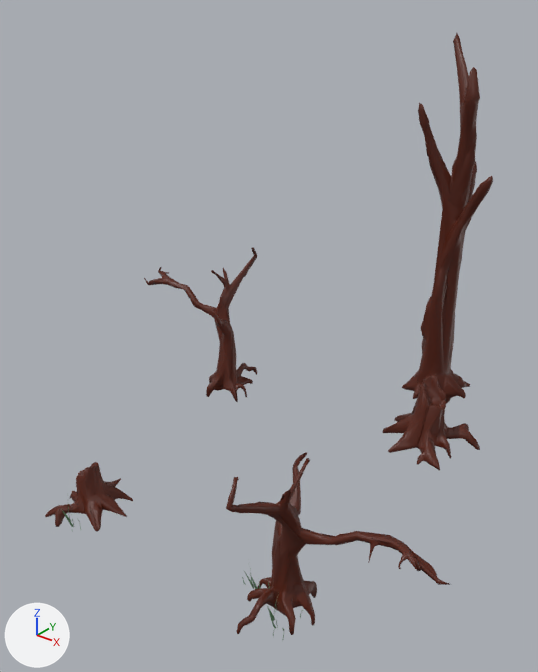
Before and after pictures for a commit that changed the glTF model assets/carousel_a.glb.
Rendered twice from a 50 mm camera at (5.16, -3.77, 5.54) aimed at (-0.41, 3.19, 1.22). Arrows for +X, +Y and +Z are at lower left; the lights stay in place. Where no turn or scale is listed for an object, it has been applied to the vertices.

Objects in the first picture: 'bgTree_01', 'bgTree_01.002', 'bgTree_02', 'bgTree_02.001', 'bgTree_03.003', 'grass.008', 'grass.009', 'grass.010'.
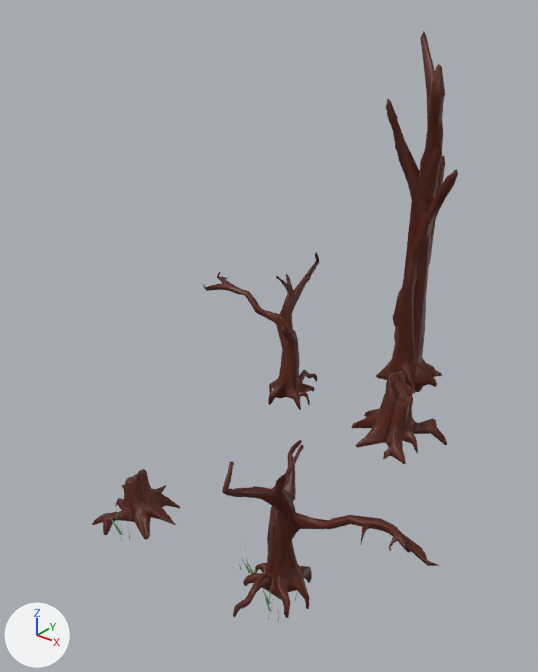
The change, as a diff of the scene's bpy script:
```diff
--- a/assets/carousel_a.glb.py
+++ b/assets/carousel_a.glb.py
@@ ob_bgtree_02 @@
 ob_bgtree_02 = bpy.data.objects.new('bgTree_02', me_bgtree_02)
-ob_bgtree_02.location = (-1.48, 0.94, -0.7)
+ob_bgtree_02.location = (-0.88, 1.22, -0.7)
@@ ob_bgtree_01 @@
 ob_bgtree_01 = bpy.data.objects.new('bgTree_01', me_bgtree_01)
-ob_bgtree_01.location = (1.47, 1.16, -0.7)
+ob_bgtree_01.location = (1.28, 1.31, -0.7)
@@ ob_bgtree_01_002 @@
 ob_bgtree_01_002 = bpy.data.objects.new('bgTree_01.002', me_bgtree_01_001)
-ob_bgtree_01_002.location = (-2.32, 4.44, -0.7)
+ob_bgtree_01_002.location = (-1.35, 4.89, -0.7)
@@ ob_bgtree_02_001 @@
 ob_bgtree_02_001 = bpy.data.objects.new('bgTree_02.001', me_bgtree_02_001)
-ob_bgtree_02_001.location = (1.03, 5.09, -0.7)
+ob_bgtree_02_001.location = (0.59, 4.91, -0.7)
@@ ob_bgtree_03_003 @@
 ob_bgtree_03_003 = bpy.data.objects.new('bgTree_03.003', me_bgtree_03)
-ob_bgtree_03_003.location = (0.47, 6.46, -0.7)
+ob_bgtree_03_003.location = (-0.07, 6.51, -0.7)
@@ ob_grass_008 @@
 ob_grass_008 = bpy.data.objects.new('grass.008', me_grass)
-ob_grass_008.location = (-1.48, 0.55, -0.75)
+ob_grass_008.location = (-0.89, 0.84, -0.75)
 ob_grass_008.rotation_euler = (0.0162, -0.0698, -0.284)  # degrees (0.9, -4, -16)
@@ ob_grass_009 @@
 ob_grass_009 = bpy.data.objects.new('grass.009', me_grass)
-ob_grass_009.location = (1.57, 0.86, -0.71)
+ob_grass_009.location = (1.39, 1.01, -0.71)
 ob_grass_009.rotation_euler = (-0.0351, 0.113, -0.663)  # degrees (-2, 6.5, -38)
@@ ob_grass_010 @@
 ob_grass_010 = bpy.data.objects.new('grass.010', me_grass)
-ob_grass_010.location = (1.09, 1.13, -0.71)
+ob_grass_010.location = (0.9, 1.28, -0.71)
 ob_grass_010.rotation_euler = (-0.0249, -0.261, -0.174)  # degrees (-1.4, -15, -10)
```

Boxes [x1, y1, x2, y2] around the edits, measured in the pictures (538 x 672 px):
'bgTree_03.003', moved
    before: [402, 33, 493, 404]
    after: [376, 31, 458, 393]
'bgTree_01', moved
    before: [226, 452, 451, 635]
    after: [222, 440, 440, 618]
'bgTree_01.002', moved
    before: [144, 247, 257, 402]
    after: [203, 252, 319, 410]
'bgTree_02.001', moved
    before: [382, 375, 480, 470]
    after: [352, 370, 447, 464]
'bgTree_02', moved
    before: [45, 462, 133, 531]
    after: [92, 469, 180, 540]
'grass.009', moved
    before: [267, 592, 303, 638]
    after: [263, 577, 298, 621]
'grass.010', moved
    before: [242, 559, 270, 589]
    after: [238, 543, 266, 574]
'grass.008', moved
    before: [61, 508, 81, 532]
    after: [109, 513, 130, 541]
